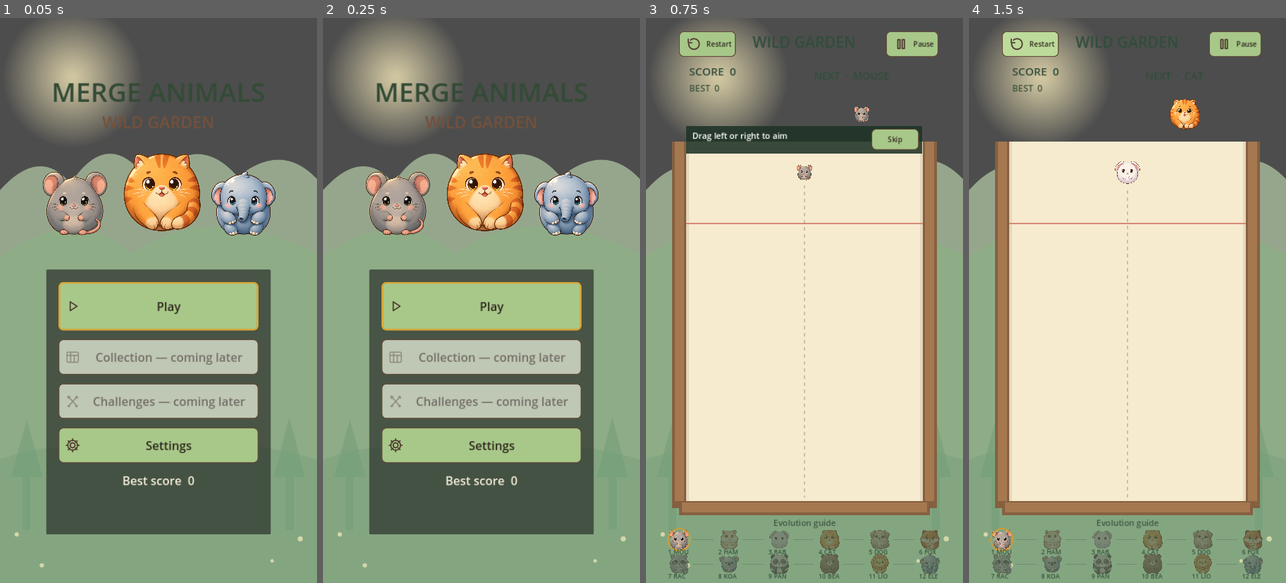
Above: before the commit, frames 1-4 (left to right).
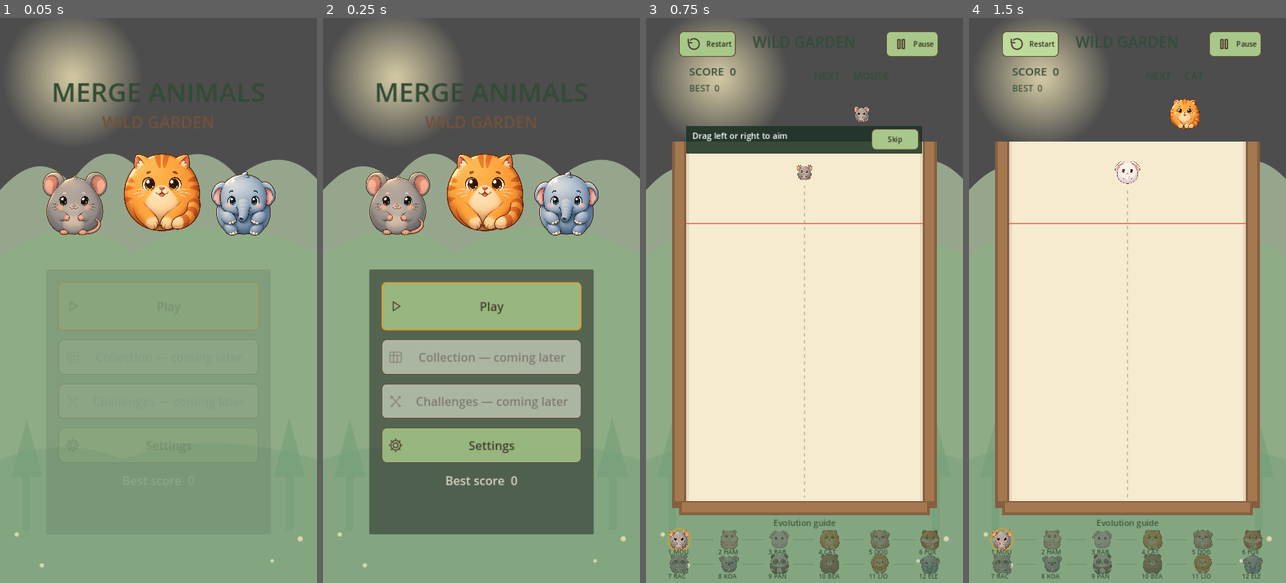
Above: after the commit, the same moments.

Repository: sandikovcusu-commits/MergeAnimal
Game: Godot game, scene res://scenes/ui/MainMenu.tscn
Same seed, same stepped clock (60 frames per second), same inputs: the game is played once before the commit and once after it.
Inputs:
- Up to frame 1 (0.05 s): no input
- Up to frame 2 (0.25 s): no input
- Up to frame 3 (0.75 s): click "Play" at 0.5 s
- Up to frame 4 (1.5 s): click "Restart" at 1.25 s

The runs differ from the first frame. In frame 1, 33% of the frame differs, in the area x 14-86%, y 44-92%; in frame 2, less than 0.1%; in frame 3, nothing differs; in frame 4, nothing differs.

Commit message:
Add reduced-motion aware menu entrance and locale coverage
Co-authored-by: arena-agent <297053741+arena-agent@users.noreply.github.com>

Diff:
--- a/MergeAnimals/scripts/ui/MainMenu.gd
+++ b/MergeAnimals/scripts/ui/MainMenu.gd
@@ -19,6 +19,9 @@
 	var card := PanelContainer.new()
 	card.offset_left = 105; card.offset_right = 615; card.offset_top = 570; card.offset_bottom = 1170
 	add_child(card)
+	if not bool(SettingsStore.load_values().reduced_effects):
+		card.modulate.a = 0.0
+		create_tween().tween_property(card, "modulate:a", 1.0, 0.3)
 	var margins := MarginContainer.new()
 	for side in ["margin_left", "margin_right", "margin_top", "margin_bottom"]: margins.add_theme_constant_override(side, 28)
 	card.add_child(margins)
--- a/MergeAnimals/tests/integration/day5_effects.gd
+++ b/MergeAnimals/tests/integration/day5_effects.gd
@@ -18,6 +18,9 @@
 		check(fx.effect_kind == kind and fx.process_mode == Node.PROCESS_MODE_PAUSABLE and fx.is_processing(), "%s animates without physics" % kind)
 		fx.queue_free()
 	await process_frame
+	for theme_name in ["forest", "earth", "sunset", "snow", "gold", "berry", "sky", "cream"]:
+		var ui_theme := load("res://assets/ui/themes/%s.tres" % theme_name) as Theme
+		check(ui_theme.has_stylebox("focus", "Button"), "%s has keyboard focus style" % theme_name)
 	game.reduced_effects = true
 	var before := game.get_child_count()
 	game._on_merged(game.animals[1], Vector2(300, 600))
--- a/MergeAnimals/tests/integration/day5_ui.gd
+++ b/MergeAnimals/tests/integration/day5_ui.gd
@@ -30,6 +30,10 @@
 	check(is_equal_approx(SettingsStore.load_values().master, 0.4), "volume change persisted")
 	check(TranslationServer.get_locale() == "az" and TranslationServer.translate("SETTINGS") == "Tənzimləmələr", "Azerbaijani translation applied")
 	check(AudioServer.get_bus_index("Music") >= 0 and AudioServer.get_bus_index("SFX") >= 0, "audio bus infrastructure exists")
+	for i in range(4):
+		settings.language_select.select(i); settings.language_select.item_selected.emit(i)
+		var expected := ["Play", "Oyna", "Oyna", "Играть"][i]
+		check(TranslationServer.translate("PLAY") == expected and SettingsStore.load_values().language == ["en", "az", "tr", "ru"][i], "language %d translates and persists" % i)
 	settings.find_child("Back", true, false).pressed.emit()
 	await frames()
 	check(not is_instance_valid(menu.settings_panel), "settings back closes modal")
